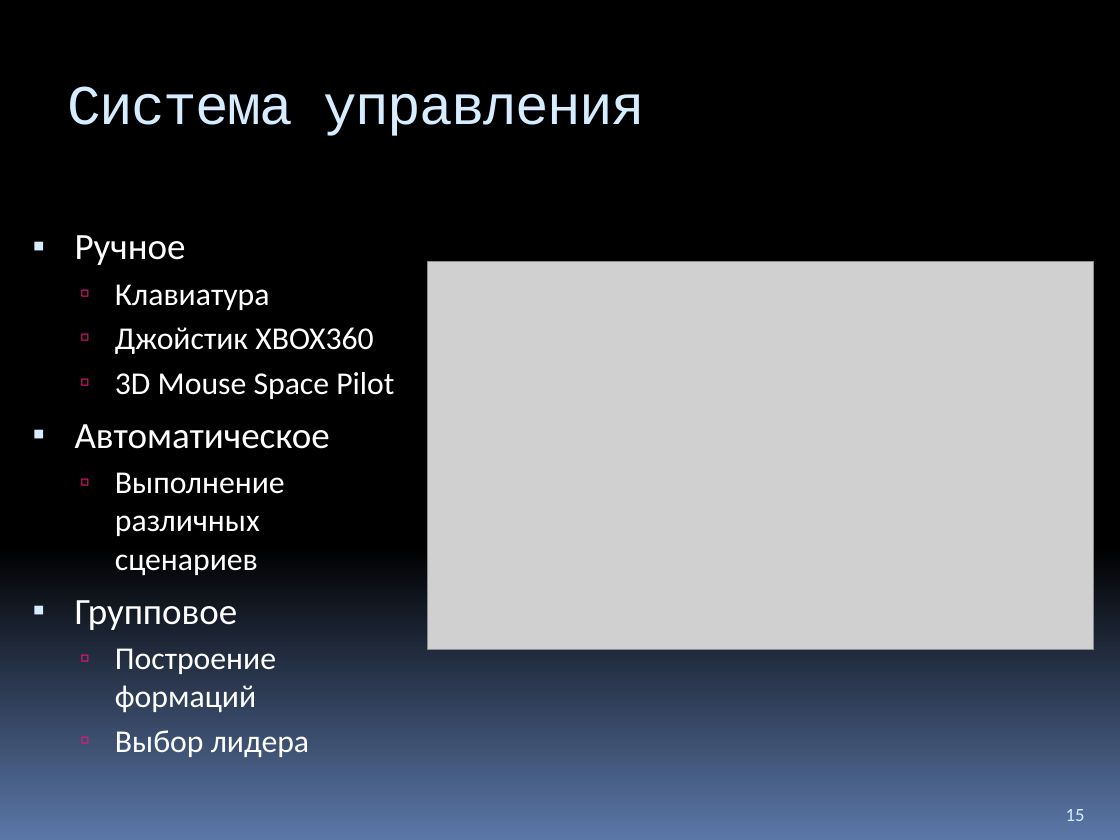
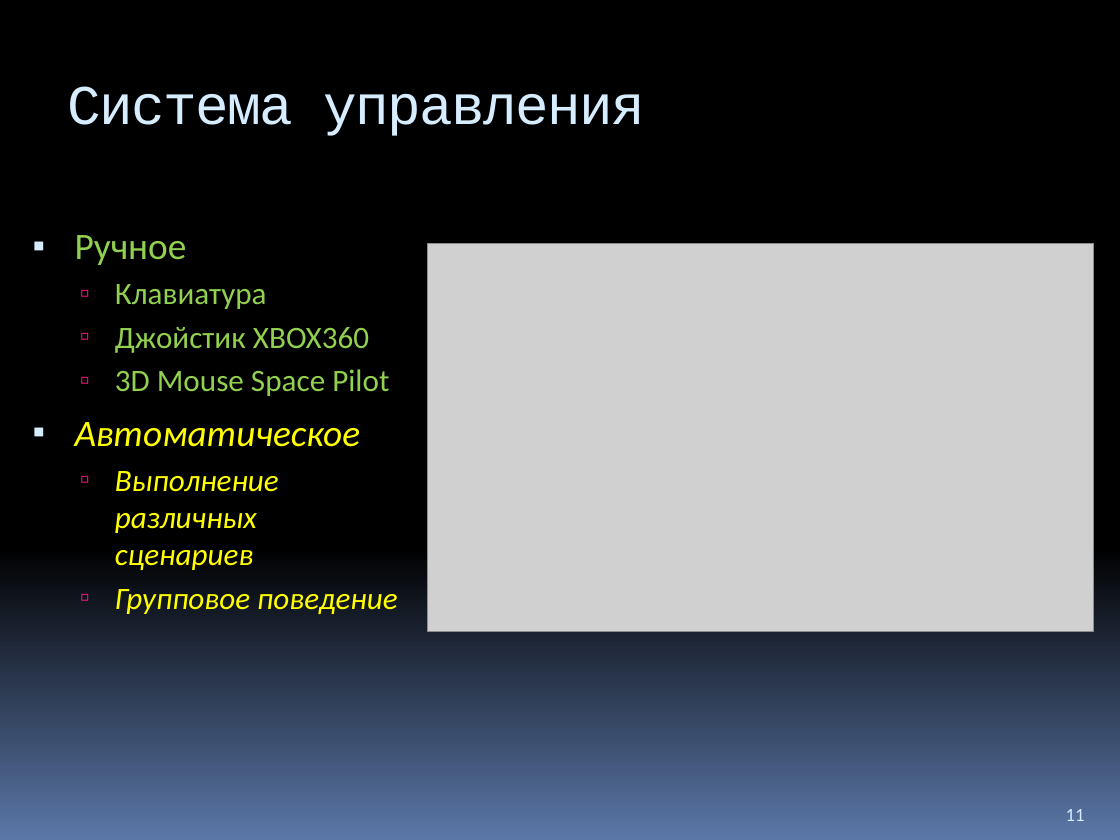
Before and after one commit to yaceq/quadro-xds, a slide deck: slide 11 of Docs/Medias2012.pptx (slide 15 before the commit). Drawn at 1120x840 pixels with LibreOffice and Linux fonts; fonts in the diff are those of the drawing; grey boxes stand for pictures. Boxes give left, top, right and bottom in pixels: in the first picture for what was removed or moved away, otherwise in the second. Text is boxed around its words. In the diff, an @@ line names an element or a change of style, - is before the commit and + after.

```diff
--- a/Docs/Medias2012.pptx
+++ b/Docs/Medias2012.pptx
@@ text at (75, 235, 389, 570): size 23.8 to 24 pt in "Ручное", "Автоматическое"; text colour #FFFFFF to #92D050 in "Ручное", "Клавиатура", "Джойстик XBOX360", "3D Mouse Space Pilot"; size 20.4 to 20 pt in "Клавиатура", "Джойстик XBOX360", "3D Mouse Space Pilot", "Выполнение различных сценариев"; text colour #FFFFFF to #FFFF00, italic on in "Автоматическое", "Выполнение различных сценариев" @@
@@ picture: place and size @@
-picture at (428, 261, 1094, 648)
+picture at (428, 244, 1094, 632)
@@ text at (115, 589, 397, 614): text changed; size 20.4 to 20 pt; text colour #FFFFFF to #FFFF00; italic on @@
-▪ Групповое
-  ▫ Построение формаций
-  ▫ Выбор лидера
+  ▫ Групповое поведение
@@ page number at (1066, 809, 1085, 821): text changed @@
-15
+11
```
Also in this commit, not shown: 6 other slides changed, 4 slides added, 7 slides removed, 6 other files.
